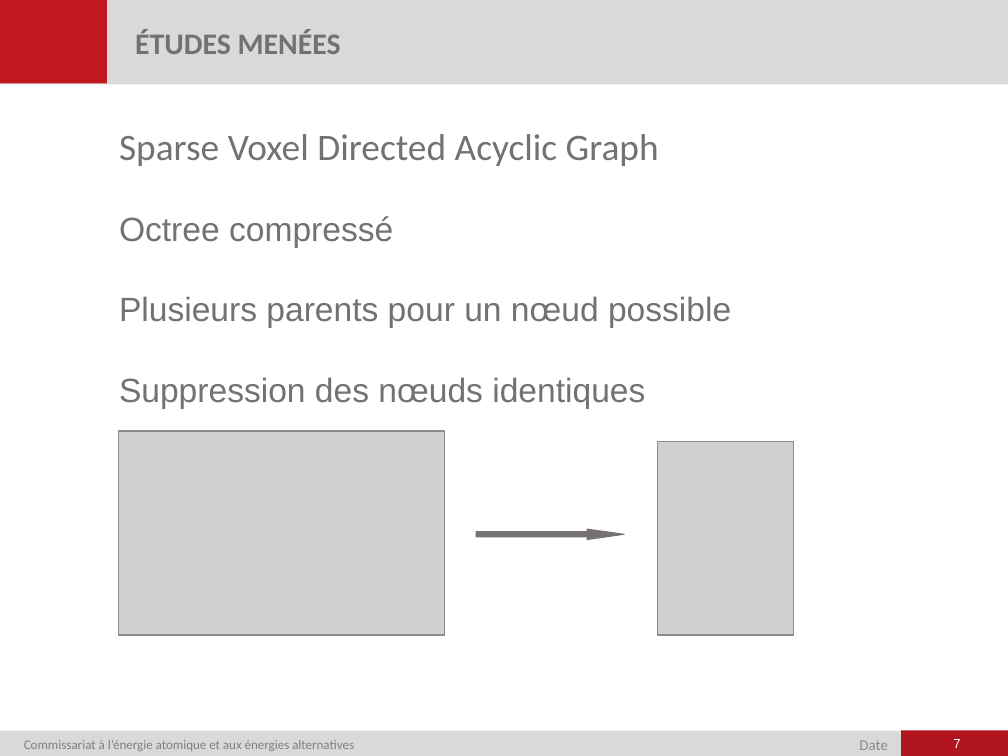
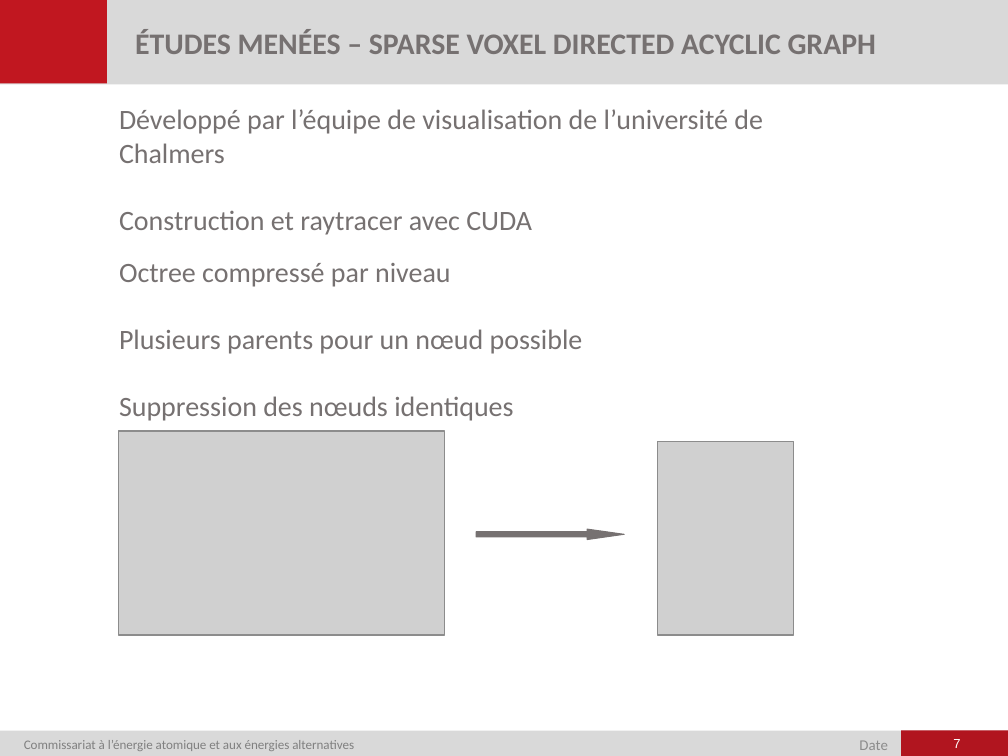
Before and after one commit to RocheAntoine/RapportStageM1, a slide deck: slide 7 of Présentation.pptx. Drawn at 1008x756 pixels with LibreOffice and Linux fonts; fonts in the diff are those of the drawing; grey boxes stand for pictures; background and template pictures are left out. Boxes give left, top, right and bottom in pixels: in the first picture for what was removed or moved away, otherwise in the second. Text is boxed around its words. In the diff, an @@ line names an element or a change of style, - is before the commit and + after.

```diff
--- a/Présentation.pptx
+++ b/Présentation.pptx
@@ text at [135, 29, 876, 54]: text changed @@
-ÉTUDES MENÉES
+ÉTUDES MENÉES – SPARSE VOXEL DIRECTED ACYCLIC GRAPH
@@ text added at [119, 109, 763, 235], 15 pt, text #767171 @@
+Développé par l’équipe de visualisation de l’université de Chalmers
+Construction et raytracer avec CUDA
@@ text removed at [119, 134, 659, 166] @@
-Sparse Voxel Directed Acyclic Graph
@@ text "Octree compressé par niveau": place and size @@
-text "Octree compressé par niveau" at [119, 216, 731, 408]
+text "Octree compressé par niveau" at [119, 263, 583, 421]
@@ text at [119, 263, 450, 287]: text changed; size 18 to 15 pt; font Arial to Calibri @@
-Octree compressé
+Octree compressé par niveau
@@ text at [119, 329, 583, 421]: size 18 to 15 pt, font Arial to Calibri in "Plusieurs parents pour un nœud possible", "Suppression des nœuds identiques" @@
```
Also in this commit, not shown: 6 other slides changed, 7 slides added, 2 slides removed.
